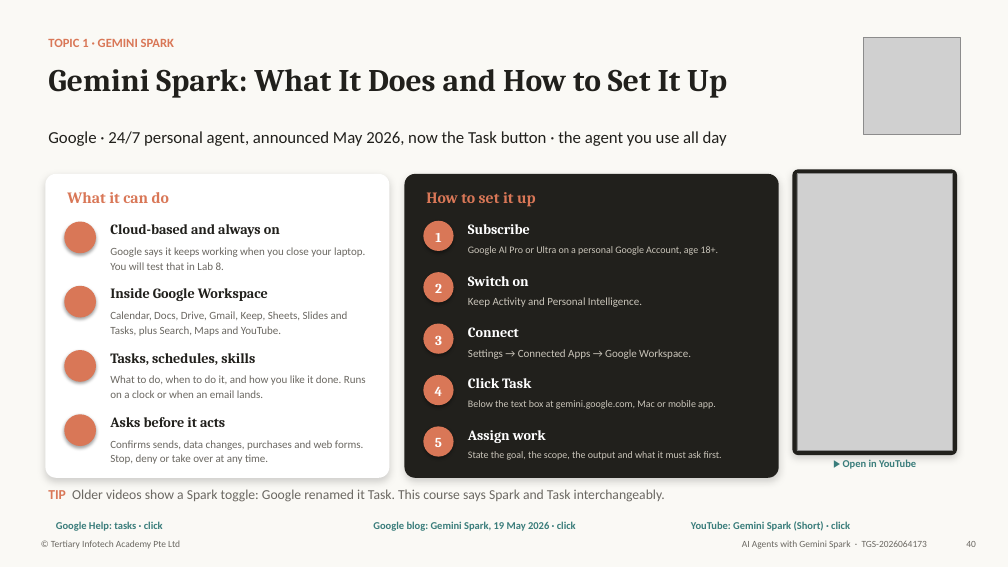
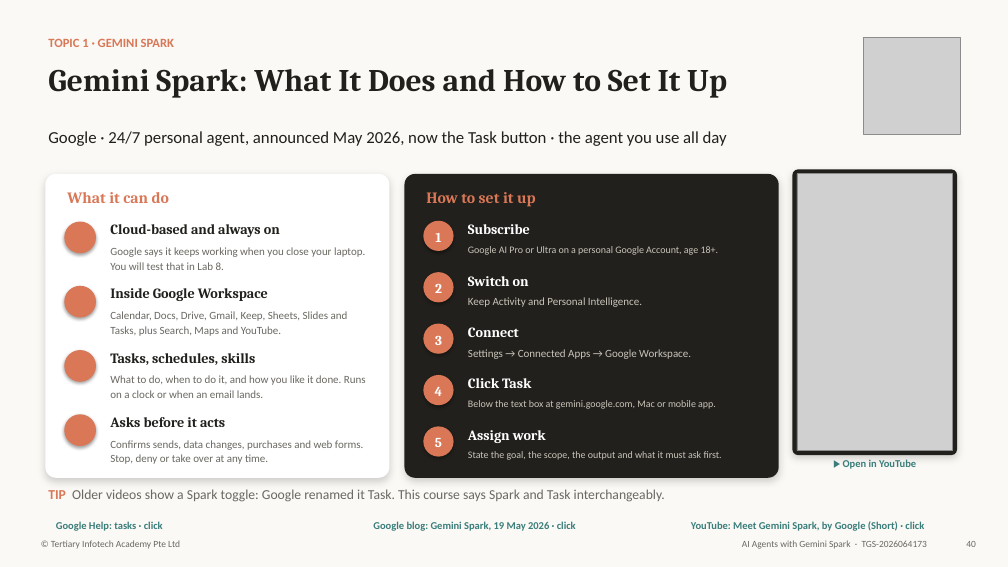
Before and after one commit to tertiarycourses/TGS-2026064173-AI-Agents-with-Gemini-Spark, a slide deck: slide 40 of courseware/AI Agents with Gemini Spark-v25.pptx. Drawn at 1008x567 pixels with LibreOffice and Linux fonts; fonts in the diff are those of the drawing; grey boxes stand for pictures; background and template pictures are left out. Boxes give left, top, right and bottom in pixels: in the first picture for what was removed or moved away, otherwise in the second. Text is boxed around its words. In the diff, an @@ line names an element or a change of style, - is before the commit and + after.

```diff
--- a/courseware/AI Agents with Gemini Spark-v25.pptx
+++ b/courseware/AI Agents with Gemini Spark-v25.pptx
@@ text at box(691, 521, 924, 531): text changed @@
-YouTube: Gemini Spark (Short) · click
+YouTube: Meet Gemini Spark, by Google (Short) · click
```
Also in this commit, not shown: 1 other file.
